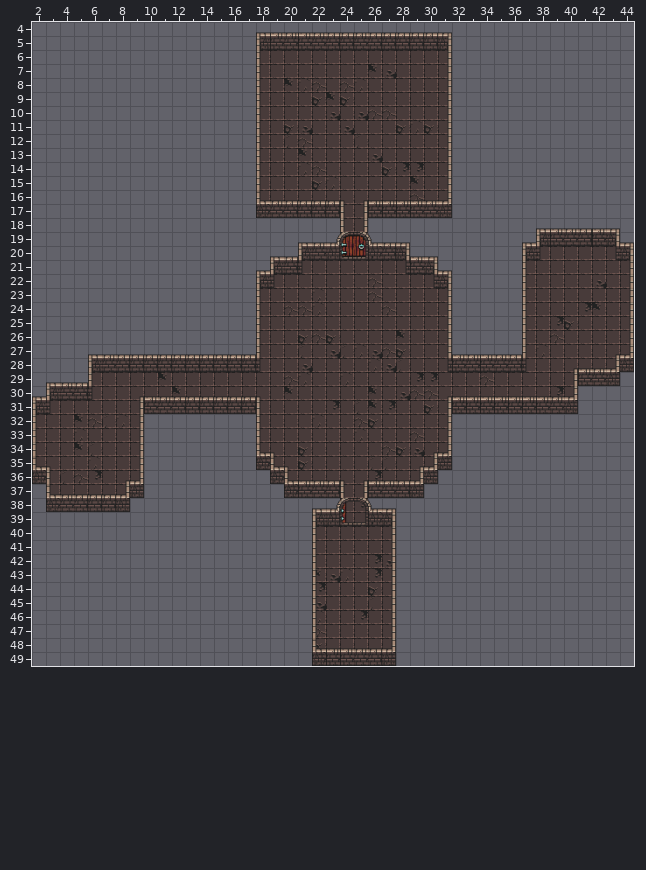
Tiled map, stored at levels/level_data/dungeon.tmx. Above: the version before the commit.
Cells are 64x64 px. Shown: x 2..44, y 4..49.
After the commit:
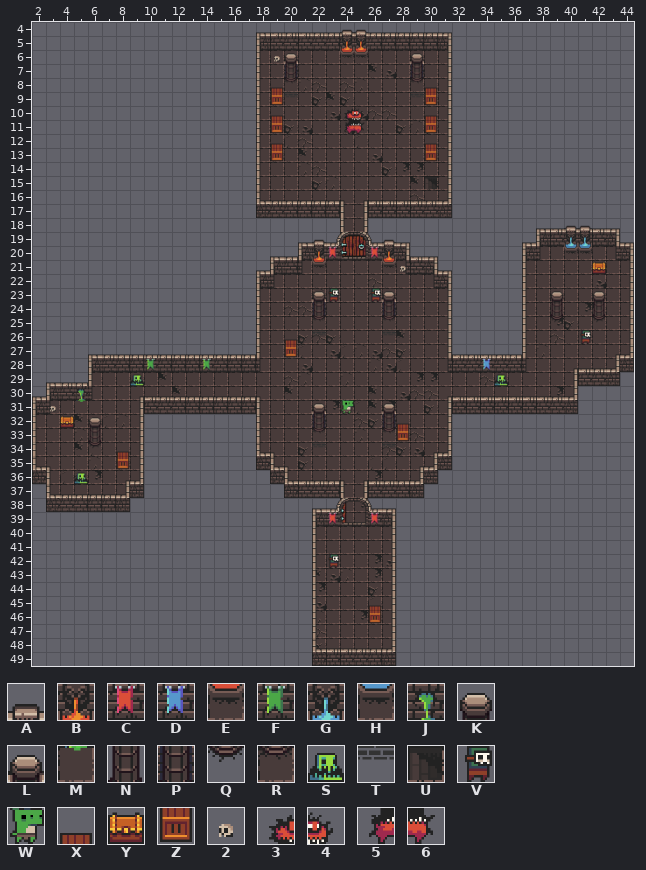
Key: from "scaledTileSet": A 4, B 36, C 65, D 66, E 68, F 97, G 100, H 132, J 164, K 165, L 166, M 196, N 197, P 198, Q 229, R 230, S 251, T 262, U 357, V 375, W 488, X 594, Y 595, Z 626, 2 658, 3 737, 4 738, 5 769, 6 770.
_ is an empty cell, . an unchanged one.
Tiles of an added or newly shown layer are drawn over the layers below it.
The edit:
--- layer "Detail" (now shown)
@@ x 19..29 @@
- 4 .....__....
- 5 .....__....
- 6 __...__..._
+ 4 .....AA....
+ 5 .....BB....
+ 6 2L...EE...L
@@ x 20..29 @@
- 8 _........_
- 9 _........_
+ 8 R........R
+ 9 T........T
@@ x 30..30 @@
-15 _
+15 U
@@ x 22..41 @@
-18 ..................__
-19 _...._............__
-20 __..__............__
-21 _....__.............
+18 ..................AA
+19 A....A............GG
+20 BC..CB............HH
+21 E....E2.............
@@ x 22..42 @@
-23 _...._..........._.._
+23 L....L...........K..K
@@ x 22..42 @@
-25 _...._..........._.._
-26 _...._...............
+25 R....R...........Q..Q
+26 T....T...............
@@ x 10..34 @@
-28 _..._..................._
+28 F...F...................D
@@ x 3..27 @@
-30 .._......................
-31 _._................_...._
-32 ..._.....................
-33 ..................._...._
-34 ..._..............._...._
+30 ..J......................
+31 2.M................L....L
+32 ...K.....................
+33 ...................R....R
+34 ...Q...............T....T
@@ x 23..26 @@
-39 _.._
+39 C..C
--- layer "Entities" (now shown)
@@ x 24..25 @@
-10 __
-11 __
+10 34
+11 56
@@ x 23..26 @@
-23 _.._
+23 V..V
@@ x 41..41 @@
-26 _
+26 V
@@ x 9..35 @@
-29 _........................._
+29 S.........................S
@@ x 24..24 @@
-31 _
+31 W
@@ x 5..5 @@
-36 _
+36 S
@@ x 23..23 @@
-42 _
+42 V
--- layer "Crates" (now shown)
@@ x 19..30 @@
- 8 _.........._
- 9 _.........._
-10 _.........._
-11 _.........._
-12 _.........._
-13 _.........._
+ 8 X..........X
+ 9 Z..........Z
+10 X..........X
+11 Z..........Z
+12 X..........X
+13 Z..........Z
@@ x 20..20 @@
-26 _
-27 _
+26 X
+27 Z
@@ x 8..28 @@
-32 ...................._
-33 ...................._
-34 _....................
-35 _....................
+32 ....................X
+33 ....................Z
+34 X....................
+35 Z....................
@@ x 26..26 @@
-45 _
-46 _
+45 X
+46 Z
--- layer "Chests" (now shown)
@@ x 42..42 @@
-21 _
+21 Y
@@ x 4..4 @@
-32 _
+32 Y
--- layer "Objects" (now shown)
@@ x 20..29 @@
- 7 _........_
+ 7 P........P
@@ x 22..42 @@
-24 _...._..........._.._
+24 P....P...........N..N
@@ x 6..27 @@
-32 ................_...._
-33 _.....................
+32 ................P....P
+33 N.....................
